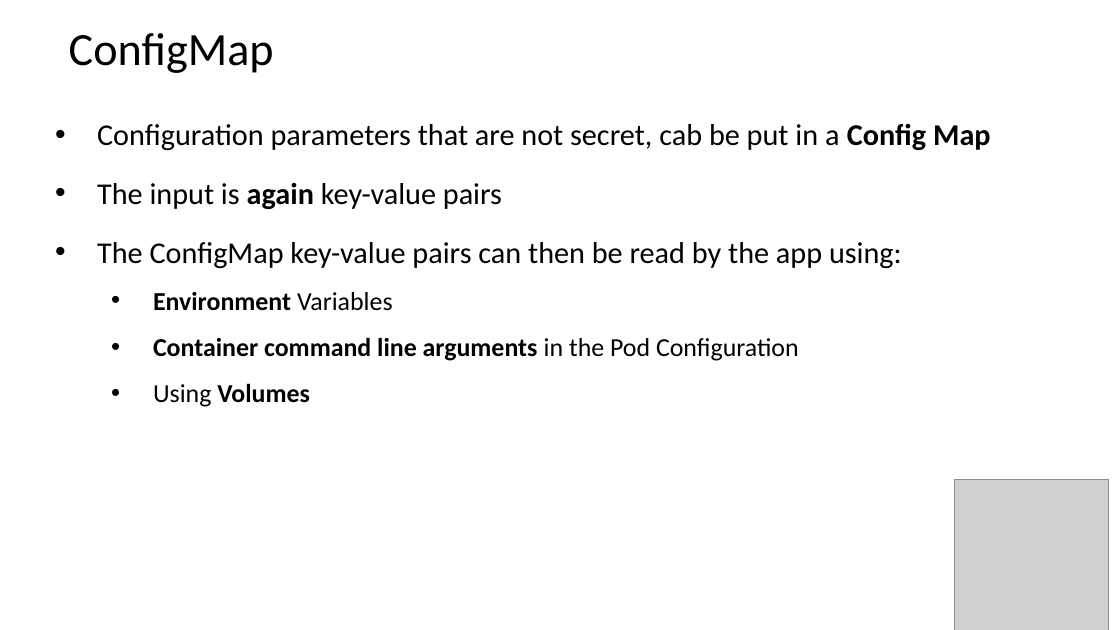
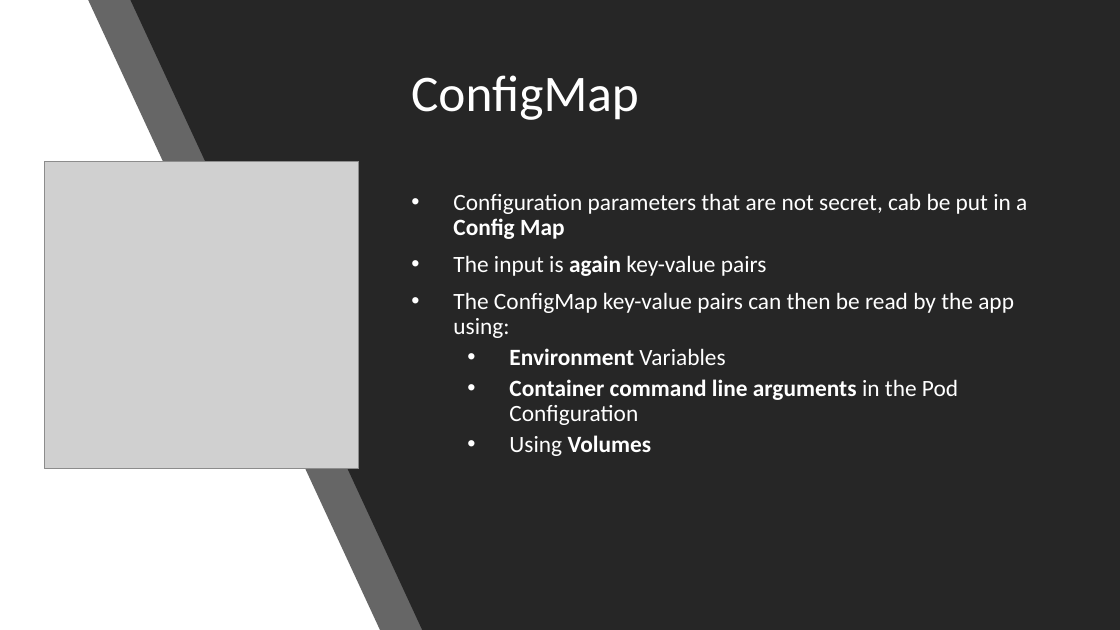
Before and after one commit to MohanRamadoss/kubernetes, a slide deck: slide 1 of 13-Config/config.pptx. Drawn at 1120x630 pixels with LibreOffice and Linux fonts; fonts in the diff are those of the drawing; grey boxes stand for pictures. Boxes give left, top, right and bottom in pixels: in the first picture for what was removed or moved away, otherwise in the second. Text is boxed around its words. In the diff, an @@ line names an element or a change of style, - is before the commit and + after.

```diff
--- a/13-Config/config.pptx
+++ b/13-Config/config.pptx
@@ background #FFFFFF to #000000 @@
@@ rectangle added at (0,0,1120,630), fill #FFFFFF @@
@@ freeform shape added at (88,0,1119,630), fill #262626 at 70% opacity @@
@@ freeform shape added at (130,0,1120,630), fill #262626 @@
@@ title "ConfigMap": place and size @@
-title "ConfigMap" at (69,33,274,73)
+title "ConfigMap" at (411,75,639,120)
@@ title "ConfigMap" at (411,75,639,120): size 39.6 to 44 pt, text colour #000000 to #FFFFFF @@
@@ picture: place and size @@
-picture at (954,480,1108,630)
+picture at (45,161,360,469)
@@ text "Configuration parameters that are not ...": place and size @@
-text "Configuration parameters that are not ..." at (97,123,991,407)
+text "Configuration parameters that are not ..." at (453,193,1027,456)
@@ text "Configuration parameters that are not ..." at (453,193,1027,456): size 25.9 to 20 pt in "Configuration parameters that are not secret, cab ...", "The input is again key-value pairs", "The ConfigMap key-value pairs can then be ..."; text colour #000000 to #FFFFFF; size 22.2 to 20 pt in "Environment Variables", "Container command line arguments in the Pod ...", "Using Volumes"; line spacing 1.3 to 0.9 @@
```
Also in this commit, not shown: 5 other slides changed, 1 slide added, 1 slide removed, 8 other files.
